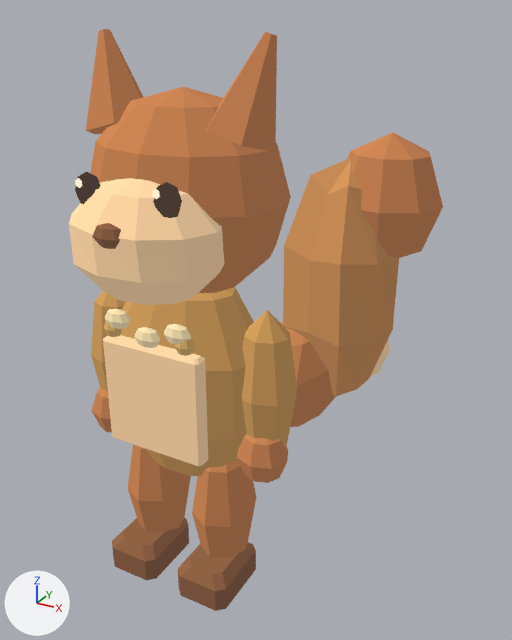
The glTF model assets/models/npc_fiete.glb as it was, and as the next commit left it.
Both versions are drawn from a 50 mm lens placed at (0.991, -1.421, 1.58), pointed at (0.128, 0.149, 0.795). Lighting does not change. The marker at lower left points along +X, +Y and +Z. The older version comes first. Vertices at exactly the same position are counted once.

The first picture shows 'npc_fiete', 'npc_fiete_arm_l', 'npc_fiete_arm_r', 'npc_fiete_leg_l', 'npc_fiete_leg_r'.
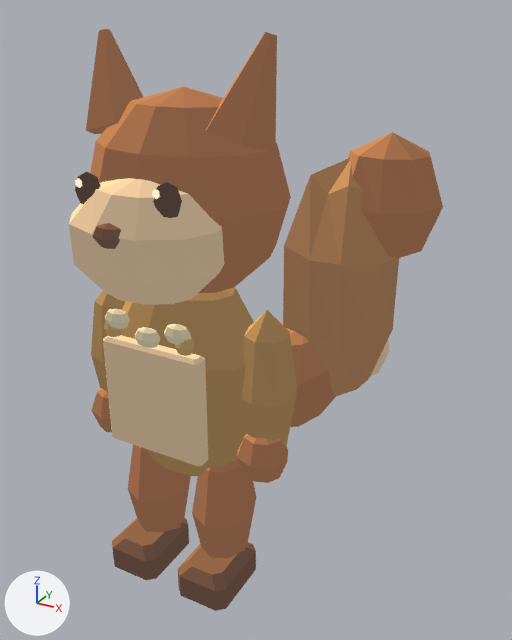
Boxes (x1, y1, x2, y2) around the edits, measured in the pictures (512 x 640 px):
part 1 of me_npc_fiete, recoloured
    both: (86, 29, 443, 476)
part 2 of me_npc_fiete, recoloured
    both: (69, 178, 389, 466)
part 3 of me_npc_fiete, recoloured
    both: (90, 33, 392, 349)
part 4 of me_npc_fiete, recoloured
    both: (185, 32, 277, 295)
part 5 of me_npc_fiete_leg_l, recoloured
    both: (112, 445, 191, 580)
part 6 of me_npc_fiete_arm_l, recoloured
    both: (91, 294, 126, 432)
part 7 of me_npc_fiete_arm_l, recoloured
    both: (95, 291, 108, 398)
part 8 of me_npc_fiete_leg_r, recoloured
    both: (178, 460, 256, 611)
part 9 of me_npc_fiete_leg_r, recoloured
    both: (180, 468, 210, 566)
part 10 of me_npc_fiete_arm_r, recoloured
    both: (237, 310, 297, 483)
part 11 of me_npc_fiete_arm_r, recoloured
    both: (237, 310, 268, 455)

Edits to the bpy script that builds the scene:
```text
Change me_npc_fiete:
    where me_npc_fiete.from_pydata(...)  # 589 vertices, 1098 faces; spans x -0.269..0.557, y -0.301..0.569, z 0.34..1.534
    used by ob_npc_fiete; location = (0.0, 0.0, 0.0)
    me_npc_fiete part 1: 396 faces centred in x -0.225..0.531, y -0.296..0.549, z 0.381..1.467 are repainted in the vertex colours; the middle colour goes from brown #8d6441 to brown #815f44
    me_npc_fiete part 2: 344 faces centred in x -0.189..0.396, y -0.289..0.549, z 0.507..1.219 are repainted in the vertex colours; the middle colour goes from beige #b7a482 to beige #b09c82
    me_npc_fiete part 3: 114 faces centred in x -0.246..0.396, y -0.182..0.513, z 0.629..1.532 are repainted in the vertex colours; the middle colour goes from orange #c98854 to orange #e39b5c
    me_npc_fiete part 4: 92 faces centred in x -0.246..0.445, y -0.175..0.546, z 0.455..1.533 are repainted in the vertex colours; the middle colour goes from brown #997146 to orange #c18b54
Change me_npc_fiete_leg_l:
    where me_npc_fiete_leg_l.from_pydata(...)  # 58 vertices, 108 faces; spans x -0.089..0.089, y -0.162..0.106, z -0.428..0.051
    used by ob_npc_fiete_leg_l; location = (-0.114, -0.012, 0.45)
    me_npc_fiete_leg_l part 5: 87 faces centred in x -0.085..0.075, y -0.162..0.085, z -0.428..0.007 are repainted in the vertex colours; the middle colour goes from brown #81593d to brown #7d563f
Change me_npc_fiete_arm_l:
    where me_npc_fiete_arm_l.from_pydata(...)  # 52 vertices, 96 faces; spans x -0.084..0.084, y -0.1..0.081, z -0.397..0.085
    used by ob_npc_fiete_arm_l; location = (-0.239, 0.004, 0.817)
    me_npc_fiete_arm_l part 6: 65 faces centred in x -0.061..0.068, y -0.087..0.065, z -0.381..0.04 are repainted in the vertex colours; the middle colour goes from brown #8e6d42 to brown #816644
    me_npc_fiete_arm_l part 7: 17 faces centred in x -0.068..0.004, y -0.06..0.033, z -0.296..0.04 are repainted in the vertex colours; the middle colour goes from orange #c68451 to orange #e59d5c
Change me_npc_fiete_leg_r:
    where me_npc_fiete_leg_r.from_pydata(...)  # 58 vertices, 108 faces; spans x -0.089..0.089, y -0.162..0.106, z -0.428..0.051
    used by ob_npc_fiete_leg_r; location = (0.114, -0.012, 0.45)
    me_npc_fiete_leg_r part 8: 87 faces centred in x -0.075..0.085, y -0.162..0.085, z -0.428..0.007 are repainted in the vertex colours; the middle colour goes from brown #81593d to brown #7d563f
    me_npc_fiete_leg_r part 9: 21 faces centred in x -0.072..0.016, y -0.075..0.085, z -0.323..0.007 are repainted in the vertex colours; the middle colour goes from brown #9b6646 to orange #cd8653
Change me_npc_fiete_arm_r:
    where me_npc_fiete_arm_r.from_pydata(...)  # 52 vertices, 96 faces; spans x -0.084..0.084, y -0.1..0.081, z -0.397..0.085
    used by ob_npc_fiete_arm_r; location = (0.239, 0.004, 0.817)
    me_npc_fiete_arm_r part 10: 65 faces centred in x -0.047..0.068, y -0.087..0.065, z -0.381..0.04 are repainted in the vertex colours; the middle colour goes from brown #8e6d42 to brown #816644
    me_npc_fiete_arm_r part 11: 17 faces centred in x -0.068..0.018, y -0.06..0.033, z -0.296..0.04 are repainted in the vertex colours; the middle colour goes from orange #c68451 to orange #e59d5c
```
